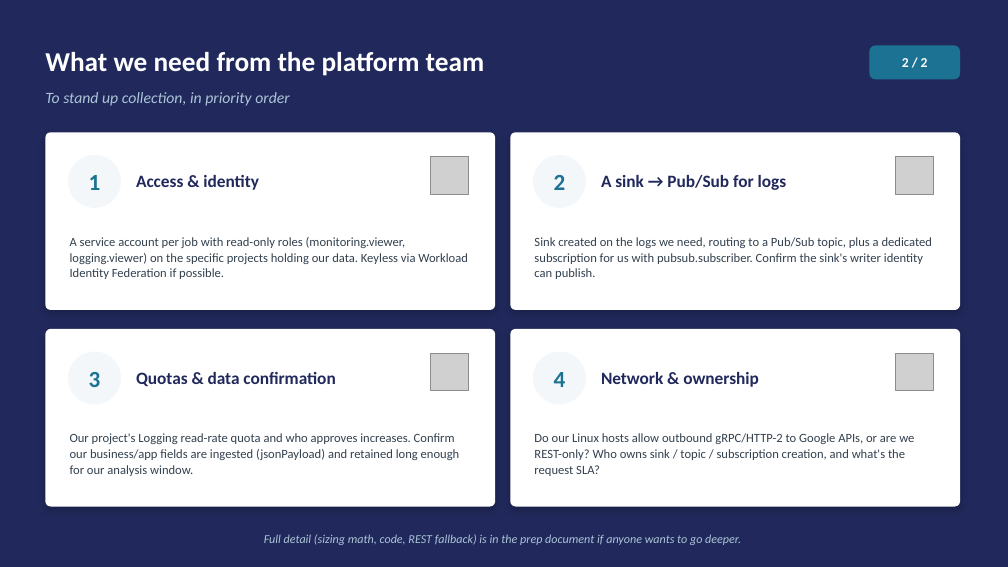
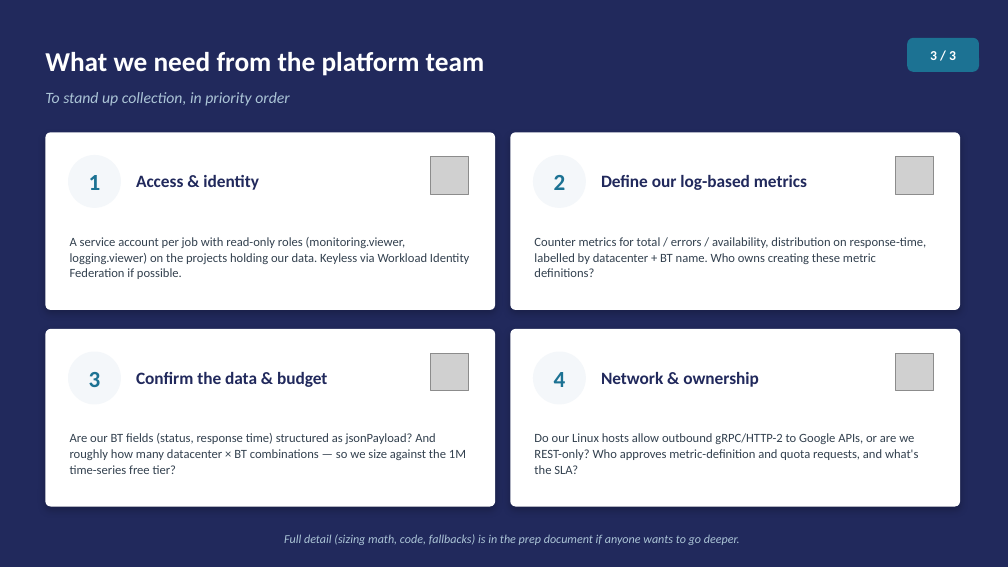
Before and after one commit to UnderAOverE/design_docs_patterns, a slide deck: slide 3 of GCO_Collection_2slides.pptx (slide 2 before the commit). Drawn at 1008x567 pixels with LibreOffice and Linux fonts; fonts in the diff are those of the drawing; grey boxes stand for pictures. Boxes give left, top, right and bottom in pixels: in the first picture for what was removed or moved away, otherwise in the second. Text is boxed around its words. In the diff, an @@ line names an element or a change of style, - is before the commit and + after.

```diff
--- a/GCO_Collection_2slides.pptx
+++ b/GCO_Collection_2slides.pptx
@@ rounded rectangle resized from (x1=870, y1=45, x2=960, y2=79) to (x1=907, y1=38, x2=979, y2=72) @@
@@ text at (x1=930, y1=51, x2=956, y2=60): text changed @@
-2 / 2
+3 / 3
@@ text at (x1=601, y1=175, x2=807, y2=190): text changed @@
-A sink → Pub/Sub for logs
+Define our log-based metrics
@@ text at (x1=70, y1=237, x2=469, y2=279): text changed @@
-A service account per job with read-only roles (monitoring.viewer, logging.viewer) on the specific projects holding our data. Keyless via Workload Identity Federation if possible.
+A service account per job with read-only roles (monitoring.viewer, logging.viewer) on the projects holding our data. Keyless via Workload Identity Federation if possible.
@@ text at (x1=534, y1=237, x2=927, y2=277): text changed @@
-Sink created on the logs we need, routing to a Pub/Sub topic, plus a dedicated subscription for us with pubsub.subscriber. Confirm the sink's writer identity can publish.
+Counter metrics for total / errors / availability, distribution on response-time, labelled by datacenter + BT name. Who owns creating these metric definitions?
@@ text at (x1=136, y1=372, x2=327, y2=387): text changed @@
-Quotas & data confirmation
+Confirm the data & budget
@@ text at (x1=70, y1=433, x2=466, y2=474): text changed @@
-Our project's Logging read-rate quota and who approves increases. Confirm our business/app fields are ingested (jsonPayload) and retained long enough for our analysis window.
+Are our BT fields (status, response time) structured as jsonPayload? And roughly how many datacenter × BT combinations — so we size against the 1M time-series free tier?
@@ text at (x1=534, y1=433, x2=918, y2=474): text changed @@
-Do our Linux hosts allow outbound gRPC/HTTP-2 to Google APIs, or are we REST-only? Who owns sink / topic / subscription creation, and what's the request SLA?
+Do our Linux hosts allow outbound gRPC/HTTP-2 to Google APIs, or are we REST-only? Who approves metric-definition and quota requests, and what's the SLA?
@@ text at (x1=284, y1=534, x2=740, y2=545): text changed @@
-Full detail (sizing math, code, REST fallback) is in the prep document if anyone wants to go deeper.
+Full detail (sizing math, code, fallbacks) is in the prep document if anyone wants to go deeper.
```
Also in this commit, not shown: 1 other slide changed, 1 slide added.
